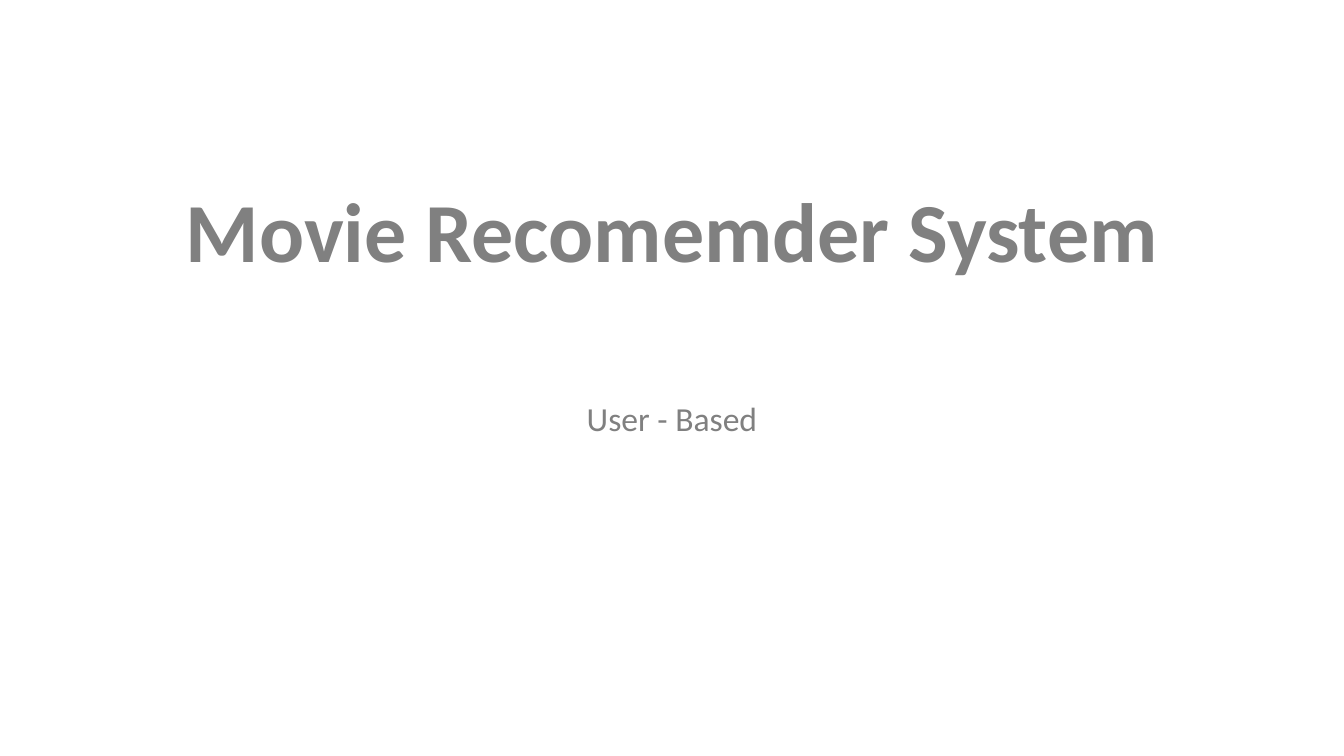
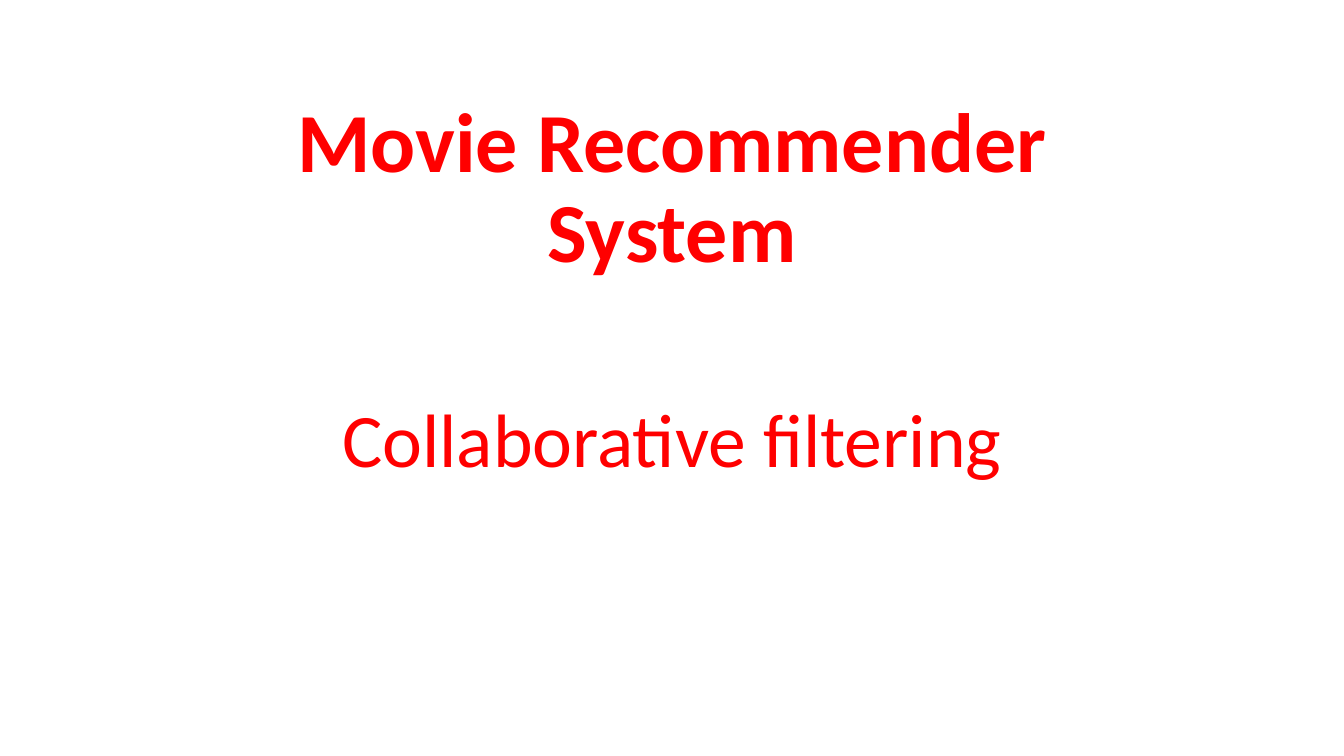
Before and after one commit to Mash-bot/Movie-Recommender-system, a slide deck: slide 1 of presentation.pptx. Drawn at 1344x756 pixels with LibreOffice and Linux fonts; fonts in the diff are those of the drawing; background and template pictures are left out. Boxes give left, top, right and bottom in pixels: in the first picture for what was removed or moved away, otherwise in the second. Text is boxed around its words. In the diff, an @@ line names an element or a change of style, - is before the commit and + after.

```diff
--- a/presentation.pptx
+++ b/presentation.pptx
@@ title at <box>297,113,1046,276</box>: text changed; text colour #808080 to #FF0000 @@
-Movie Recomemder System
+Movie Recommender System
@@ subtitle at <box>342,414,1001,480</box>: text changed; size 24 to 54 pt; text colour #808080 to #FF0000 @@
-User - Based
+Collaborative filtering
```
Also in this commit, not shown: 6 other slides changed, 7 slides added, 1 slide removed, 2 other files.
